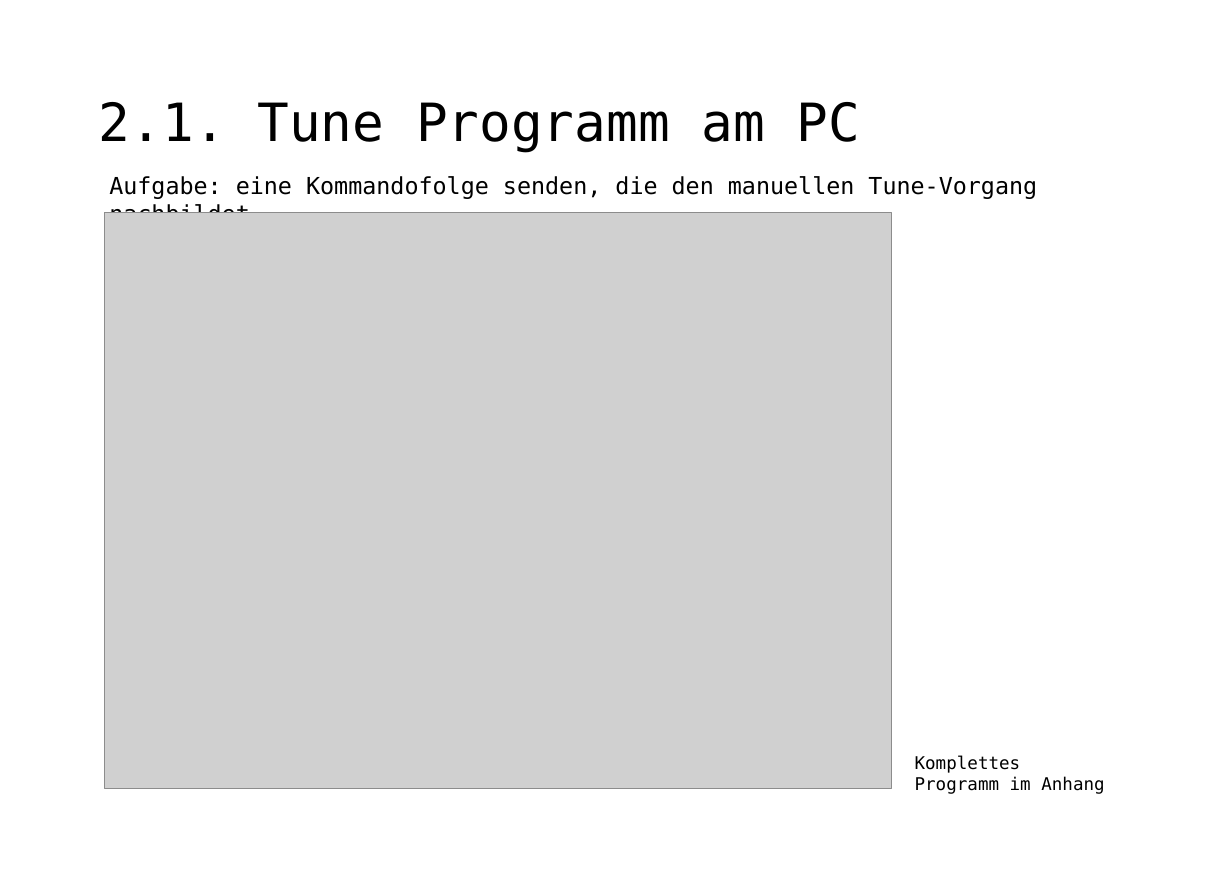
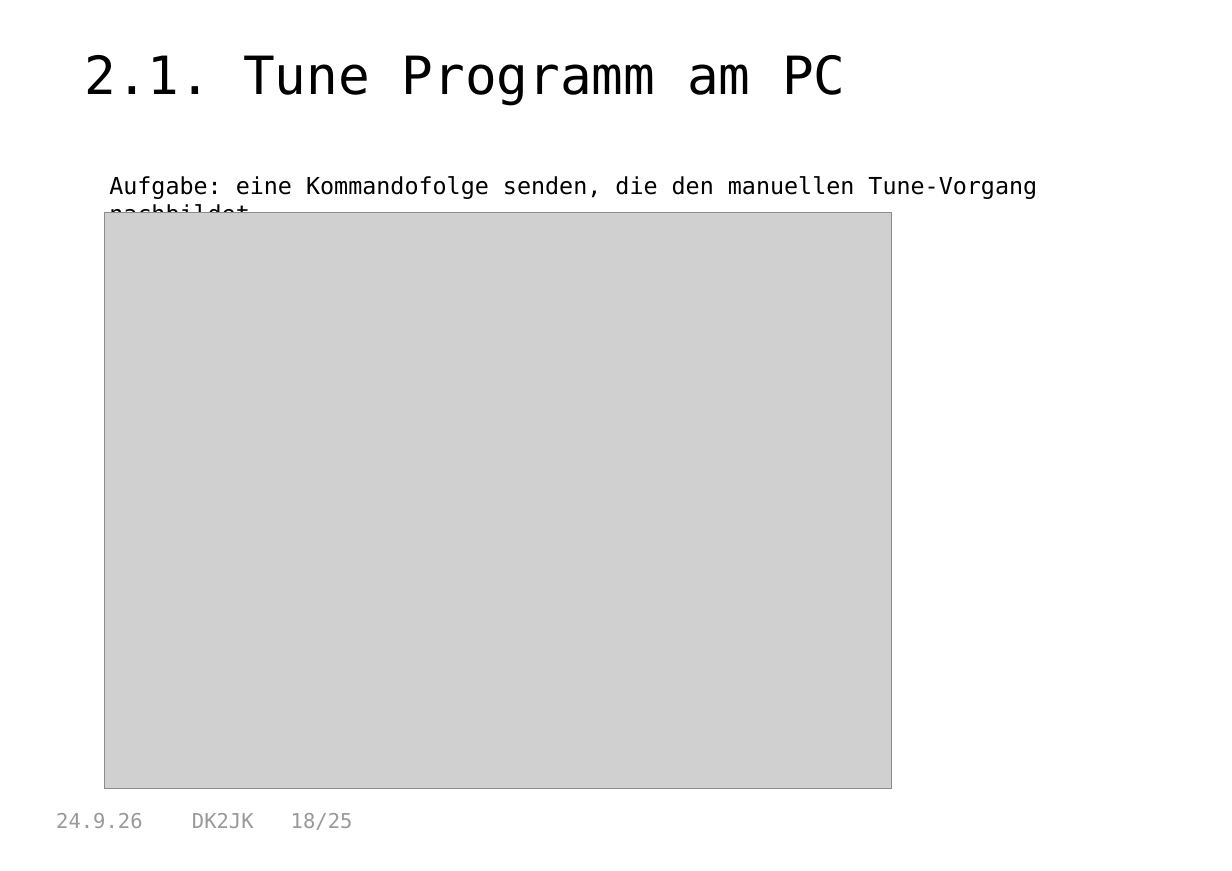
Before and after one commit to dk2jk/CAT--Control, a slide deck: slide 18 of Beispiele-CAT-Steuerung.odp (slide 16 before the commit). Drawn at 1232x871 pixels with LibreOffice and Linux fonts; fonts in the diff are those of the drawing; grey boxes stand for pictures. Boxes give left, top, right and bottom in pixels: in the first picture for what was removed or moved away, otherwise in the second. Text is boxed around its words. In the diff, an @@ line names an element or a change of style, - is before the commit and + after.

```diff
--- a/Beispiele-CAT-Steuerung.odp
+++ b/Beispiele-CAT-Steuerung.odp
@@ title "2.1. Tune Programm am PC": place and size @@
-title "2.1. Tune Programm am PC" at [99, 102, 860, 152]
+title "2.1. Tune Programm am PC" at [85, 55, 845, 104]
@@ title "2.1. Tune Programm am PC" at [85, 55, 845, 104]: line spacing 54.4pt to 1 @@
@@ text removed at [915, 755, 1104, 794] @@
-Komplettes Programm im Anhang
@@ text added at [56, 813, 353, 830], 14 pt, text #999999 @@
+24.9.26 DK2JK 18/25
```
Also in this commit, not shown: 20 other slides changed, 4 slides added, 2 slides removed, 2 other files.
